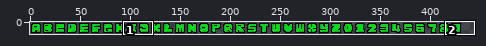
Two versions of one pixel-art file, tests/sprites/hacker-font.aseprite. The first picture is a wide view before the edit; the outline marks the close-up.
Close-up. The starting point:
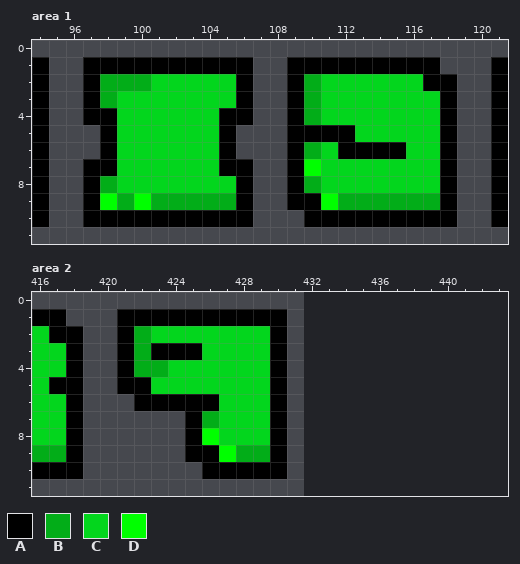
432x12 pixels, 1 frame. Shown: area 1: x 94..121, y 0..11; area 2: x 416..443, y 0..11. The old version is drawn lined up with the new one, on the new canvas.
Palette (. is transparent): A #000000  B #02ad18  C #03d61d  D #00ff00
Pixels before, area 1, first column x 94:
 1 A..AAAAAAAAAA..AAAAAAAAA...A
 2 A..ABBBCCCCCA..ABCCCCCCAA..A
 3 A..ABCCCCCCCA..ABCCCCCCCA..A
 4 A..AACCCCCCAA..ABCCCCCCCA..A
 5 A...ACCCCCCA...AAAACCCCCA..A
 6 A...ACCCCCCA...ABCAAAACCA..A
 7 A..AACCCCCCAA..ADCCCCCCCA..A
 8 A..ABCCCCCCCA..ABCCCCCCCA..A
 9 A..ADBDBBBBBA..AADBBBBBBA..A
10 A..AAAAAAAAAA...AAAAAAAAA..A
Pixels before, area 2, first column x 416:
 1 AA...AAAAAAAAAA
 2 CAA..ABCCCCCCCA
 3 CCA..ABAAACCCCA
 4 CCA..ABBCCCCCCA
 5 CAA..AACCCCCCCA
 6 CCA...AAAAACCCA
 7 CCA......ABCCCA
 8 CCA......ADCCCA
 9 BBA......AADBBA
10 AAA.......AAAAA
And afterwards:
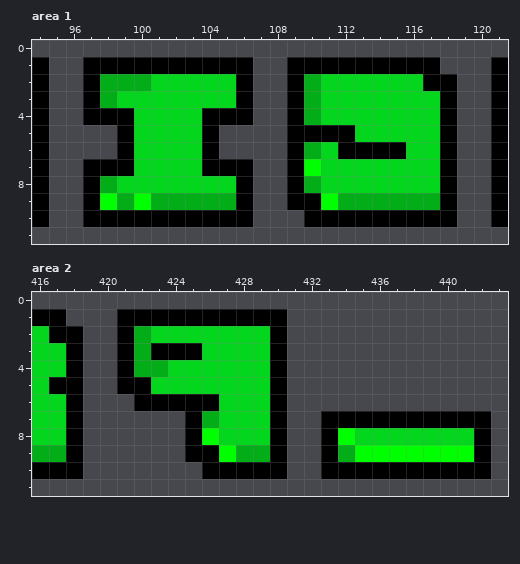
What changed:
canvas 432x12 -> 444x12
Area 1:
The edit turns colour C into colour A in rows 4 to 7 at x 99 and 104.
Colour A is gone in rows 5 to 6 at x 98 and 105.
Area 2:
There is now colour A in row 7 at x 433 to 442; in rows 8 to 9 at x 433 and 442; in row 10 at x 433 to 442.
There is now colour B in row 9 at x 434.
There is now colour C in row 8 at x 435 to 441.
There is now colour D in row 8 at x 434; in row 9 at x 435 to 441.
Changed places in both close-ups, as pixel boxes (x1, y1, x2, y2):
changed: (100, 108, 134, 176)
changed: (202, 108, 236, 176)
added: (321, 411, 491, 479)
